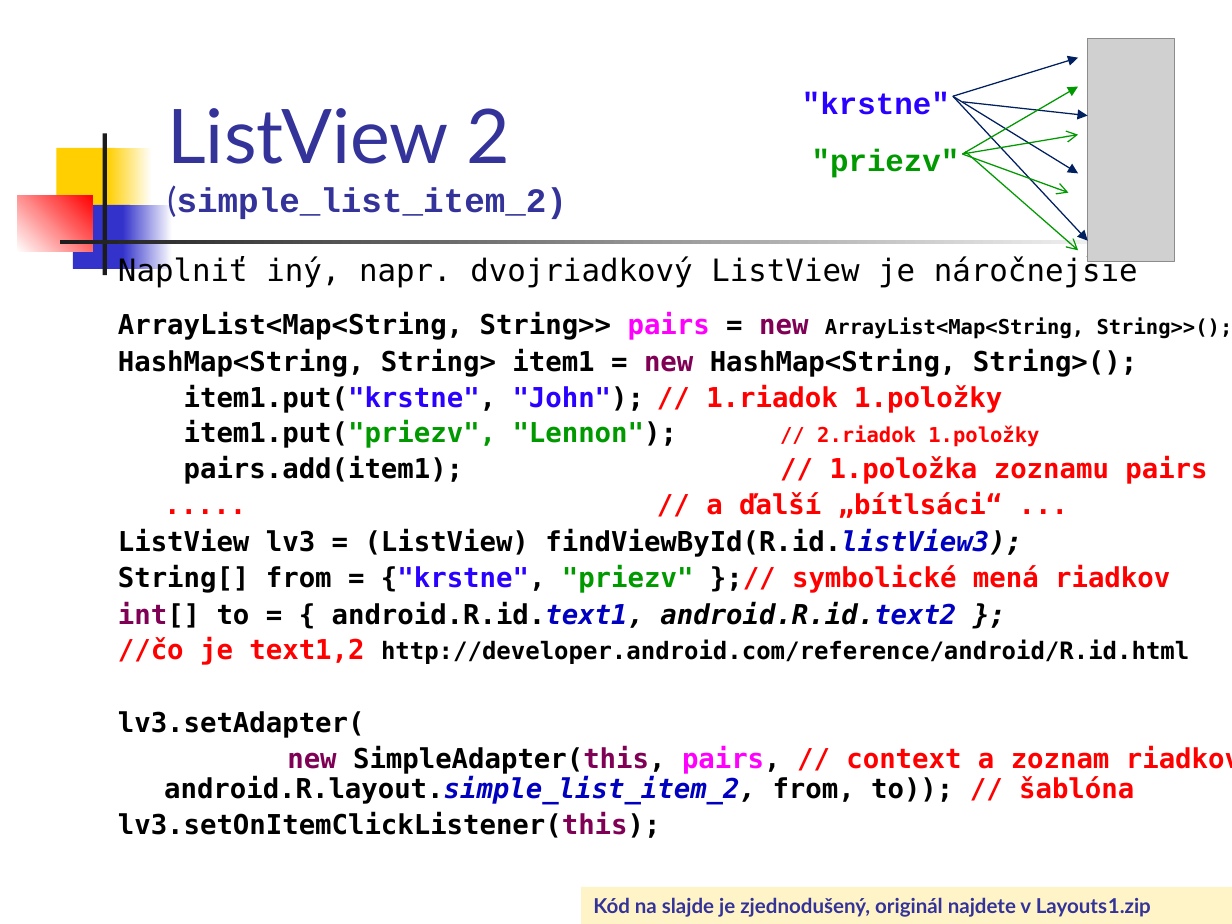
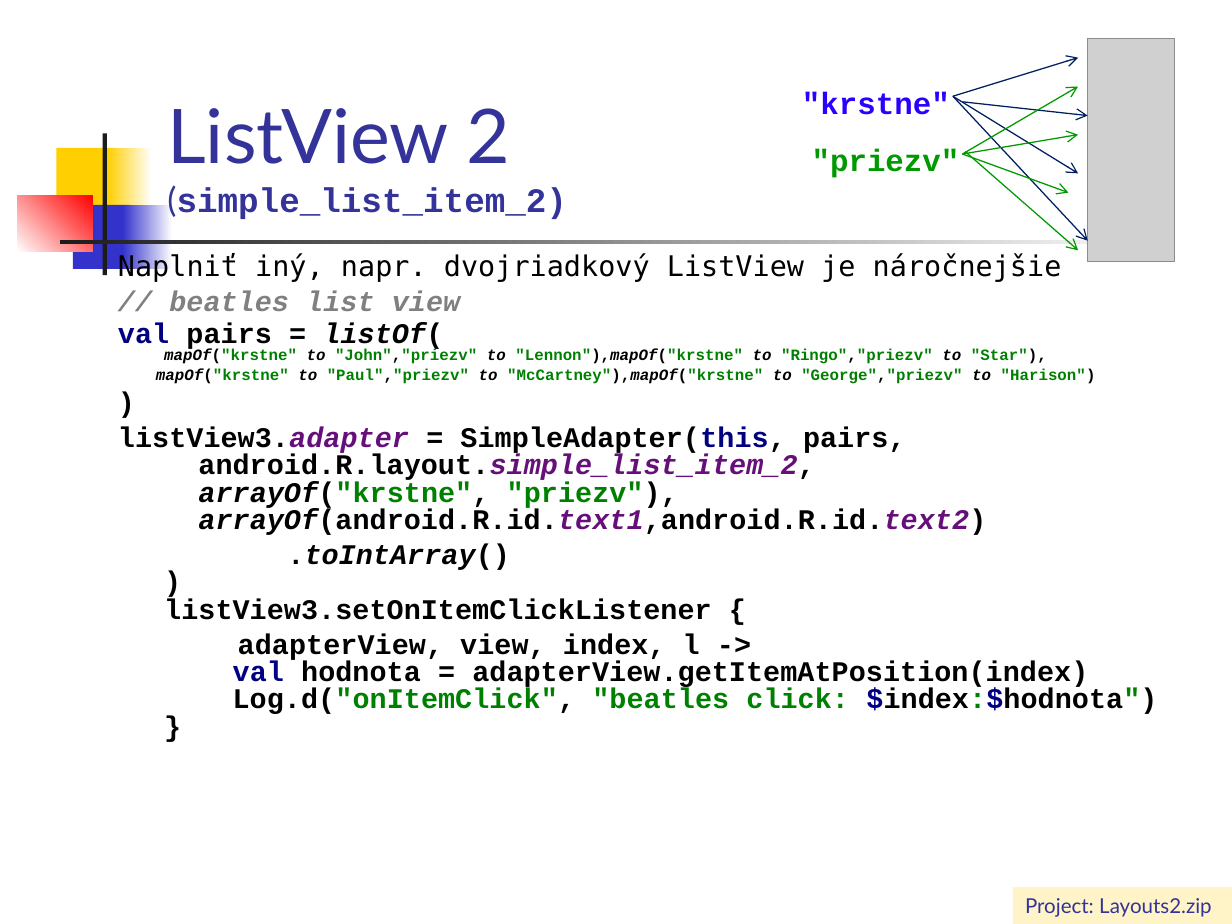
Before and after one commit to vmandro/Prednasky, a slide deck: slide 36 of 04/04_Android.ppt (slide 38 before the commit). Drawn at 1232x924 pixels with LibreOffice and Linux fonts; fonts in the diff are those of the drawing; grey boxes stand for pictures. Boxes give left, top, right and bottom in pixels: in the first picture for what was removed or moved away, otherwise in the second. Text is boxed around its words. In the diff, an @@ line names an element or a change of style, - is before the commit and + after.

```diff
--- a/04/04_Android.ppt
+++ b/04/04_Android.ppt
@@ arrow (952, 96) - (1078, 58): arrowheads changed @@
@@ arrow (962, 154) - (1078, 86): arrowheads changed @@
@@ arrow (952, 96) - (1078, 174): arrowheads changed @@
@@ arrow (952, 96) - (1088, 240): arrowheads changed @@
@@ arrow (962, 102) - (1088, 116): arrowheads changed @@
@@ text at (x1=118, y1=253, x2=1062, y2=282): size 18 to 16.6 pt in "Naplniť iný, napr. dvojriadkový ListView je náročnejšie"; line spacing 0.9 to 0.8 @@
@@ text at (x1=118, y1=291, x2=1157, y2=714): text changed; size 16 to 16.6 pt; font DejaVu Sans Mono to Courier New @@
-ArrayList<Map<String, String>> pairs = new ArrayList<Map<String, String>>();
-HashMap<String, String> item1 = new HashMap<String, String>();
-item1.put("krstne", "John"); // 1.riadok 1.položky
-item1.put("priezv", "Lennon"); // 2.riadok 1.položky
-pairs.add(item1); // 1.položka zoznamu pairs
-..... // a ďalší „bítlsáci“ ...
-ListView lv3 = (ListView) findViewById(R.id.listView3);
-String[] from = {"krstne", "priezv" };// symbolické mená riadkov
-int[] to = { android.R.id.text1, android.R.id.text2 };
-//čo je text1,2 http://developer.android.com/reference/android/R.id.html
-lv3.setAdapter(
-new SimpleAdapter(this, pairs, // context a zoznam riadkov android.R.layout.simple_list_item_2, from, to)); // šablóna
-lv3.setOnItemClickListener(this);
+// beatles list view
+val pairs = listOf(
+mapOf("krstne" to "John","priezv" to "Lennon"),mapOf("krstne" to "Ringo","priezv" to "Star"),
+mapOf("krstne" to "Paul","priezv" to "McCartney"),mapOf("krstne" to "George","priezv" to "Harison")
+)
+listView3.adapter = SimpleAdapter(this, pairs,
+android.R.layout.simple_list_item_2,
+arrayOf("krstne", "priezv"),
+arrayOf(android.R.id.text1,android.R.id.text2)
+.toIntArray()
+)
+listView3.setOnItemClickListener {
+adapterView, view, index, l ->
+val hodnota = adapterView.getItemAtPosition(index)
+Log.d("onItemClick", "beatles click: $index:$hodnota")
+}
@@ rectangle removed at (x1=582, y1=887, x2=1232, y2=924) @@
-Kód na slajde je zjednodušený, originál najdete v Layouts1.zip
@@ rectangle added at (x1=1013, y1=887, x2=1232, y2=924), fill #FFF4C8, 12 pt, text #333399 @@
+Project: Layouts2.zip
```
Also in this commit, not shown: 14 other slides changed, 2 slides added, 6 slides removed, 1 other file.
